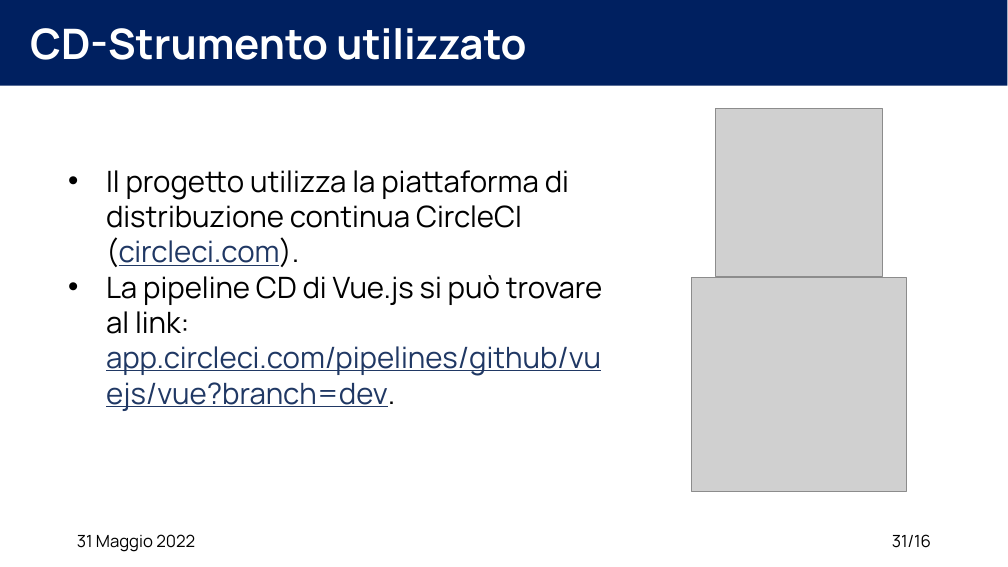
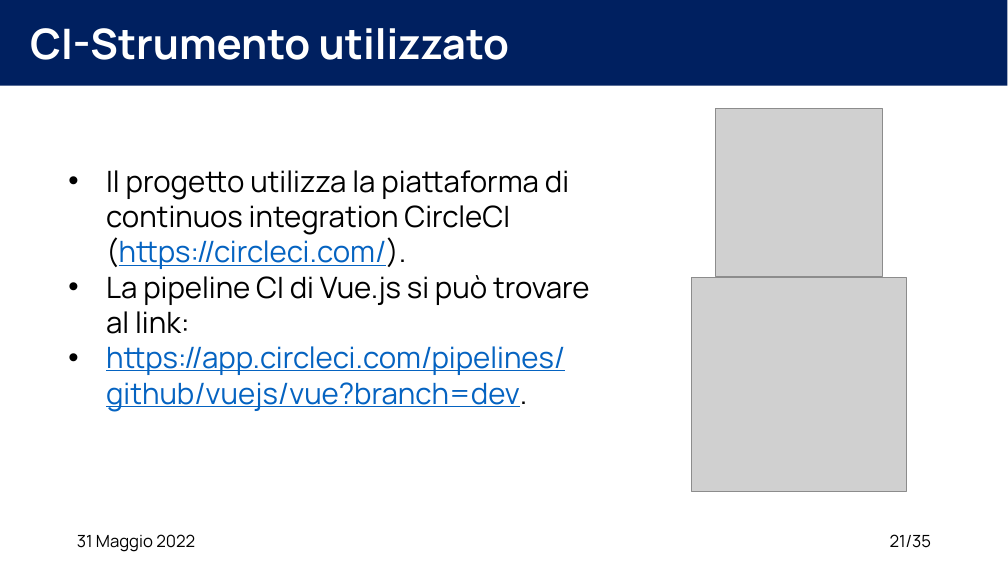
Before and after one commit to XidaZ3/MTSSAssignment3, a slide deck: slide 21 of MTSSAssignment3.pptx (slide 31 before the commit). Drawn at 1008x567 pixels with LibreOffice and Linux fonts; fonts in the diff are those of the drawing; grey boxes stand for pictures. Boxes give left, top, right and bottom in pixels: in the first picture for what was removed or moved away, otherwise in the second. Text is boxed around its words. In the diff, an @@ line names an element or a change of style, - is before the commit and + after.

```diff
--- a/MTSSAssignment3.pptx
+++ b/MTSSAssignment3.pptx
@@ title at (30,28,509,60): text changed @@
-CD-Strumento utilizzato
+CI-Strumento utilizzato
@@ text at (106,170,590,412): text changed @@
-• Il progetto utilizza la piattaforma di distribuzione continua CircleCI (circleci.com).
-• La pipeline CD di Vue.js si può trovare al link: app.circleci.com/pipelines/github/vuejs/vue?branch=dev.
+• Il progetto utilizza la piattaforma di continuos integration CircleCI (https://circleci.com/).
+• La pipeline CI di Vue.js si può trovare al link:
+• https://app.circleci.com/pipelines/github/vuejs/vue?branch=dev.
@@ page number at (890,534,932,548): text changed @@
-31/16
+21/35
```
Also in this commit, not shown: 19 other slides changed, 2 slides added, 2 slides removed, 2 other files.
